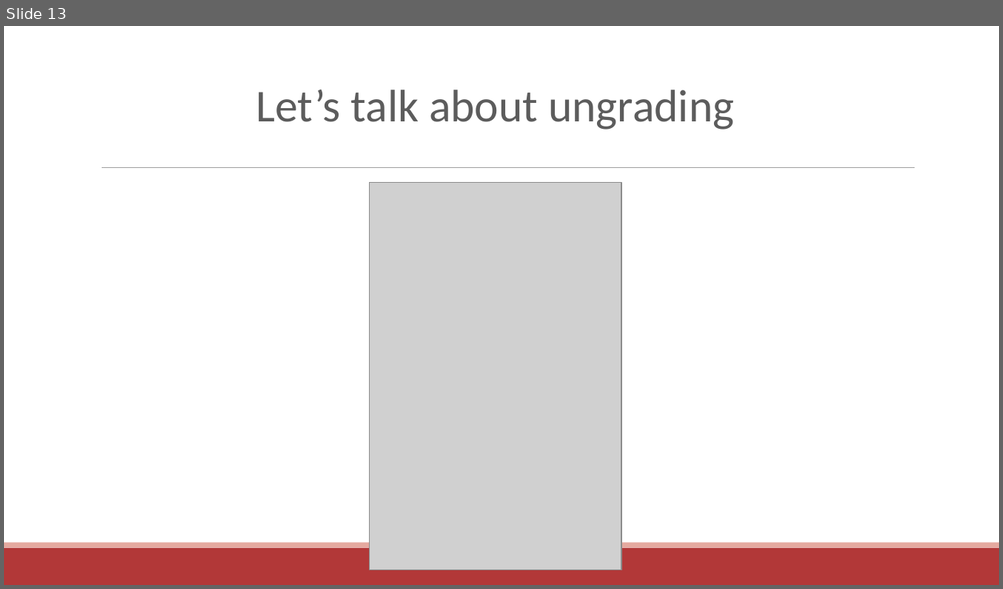
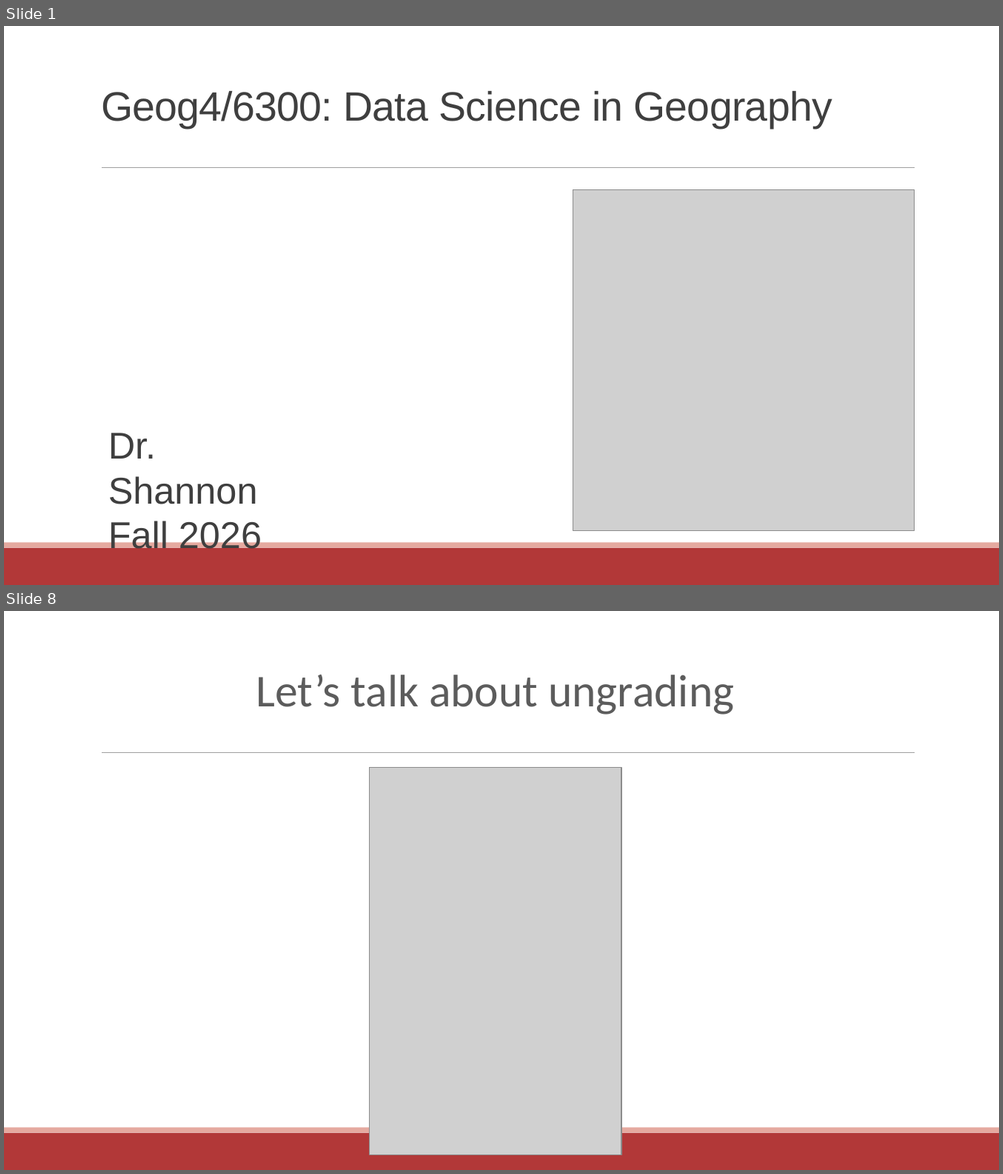
Before and after one commit to communitymaplab/geog4300_datascience, a slide deck: in_class_slides/geog4300_L01-Introductions.pptx. Shown one above the other, each under a label of ours: slide 13 before the commit, slides 1 and 8 after it; the slides between them are not shown. The pictures are 1003x589 and 1003x1174 pixels, drawn with LibreOffice and Linux fonts; fonts in the diff are those of the drawing; grey boxes stand for pictures. Boxes give left, top, right and bottom in pixels: in the first picture for what was removed or moved away, otherwise in the second. Text is boxed around its words. In the diff, an @@ line names an element or a change of style, - is before the commit and + after.

```diff
--- a/in_class_slides/geog4300_L01-Introductions.pptx
+++ b/in_class_slides/geog4300_L01-Introductions.pptx
@@ slide 1 added at <box>4,26,999,585</box>, background #FFFFFF; not listed: 3 template elements that a slide beside it also shows @@
@@ title added at <box>101,91,832,128</box>, 39.6 pt, text #3F3F3F @@
+Geog4/6300: Data Science in Geography
@@ picture added at <box>573,190,914,531</box> @@
@@ text added at <box>108,433,262,556</box>, 36 pt, text #3F3F3F @@
+Dr. Shannon
+Fall 2026
@@ what was slide 13 is now slide 8 @@
```
Also in this commit, not shown: 1 slide changed, 6 other slides added, 1 slide removed.
